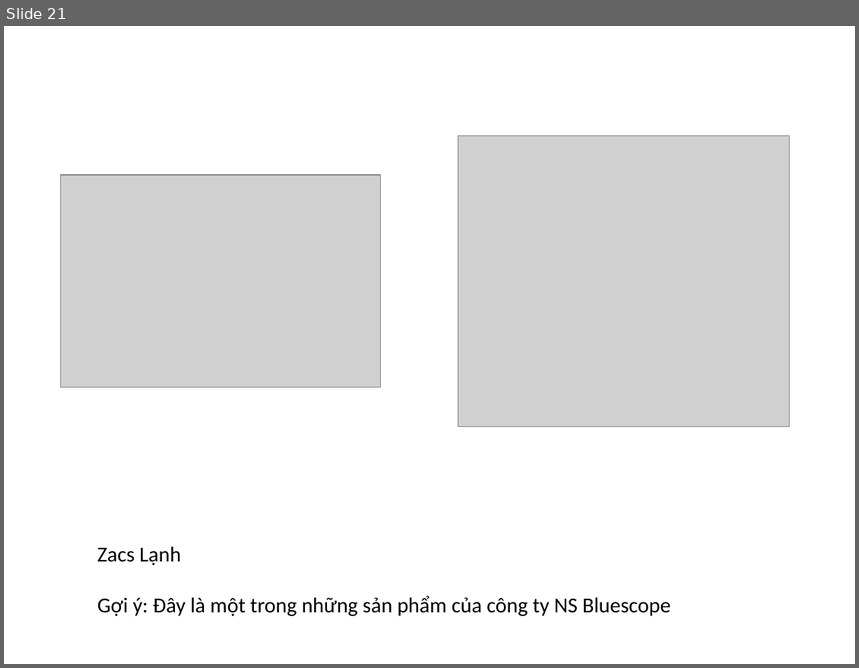
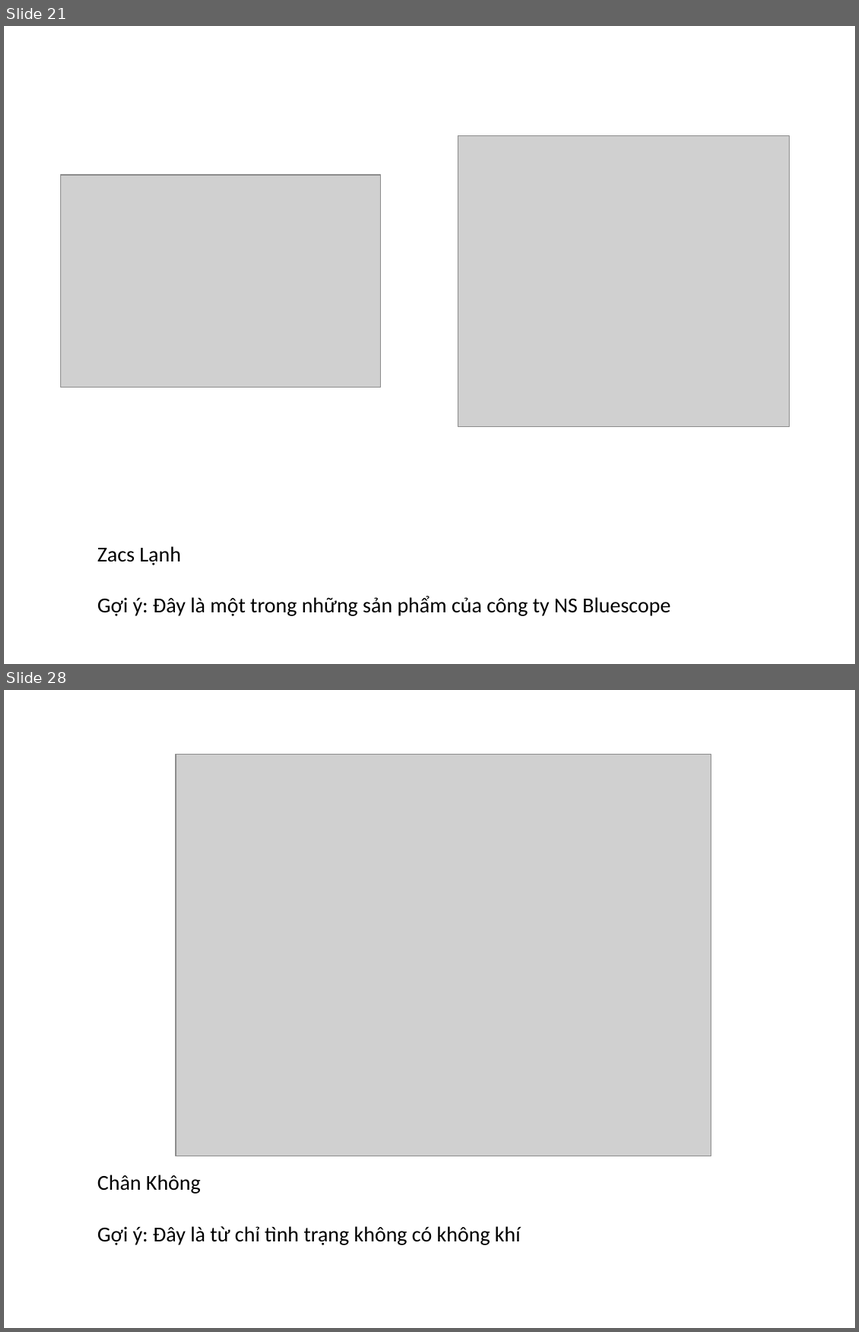
Before and after one commit to takazamy/game-turn-card, a slide deck: Requirement/Data.pptx. Shown one above the other, each under a label of ours: slide 21 before the commit, slides 21 and 28 after it; the slides between them are not shown. The pictures are 859x668 and 859x1332 pixels, drawn with LibreOffice and Linux fonts; fonts in the diff are those of the drawing; grey boxes stand for pictures. Boxes give left, top, right and bottom in pixels: in the first picture for what was removed or moved away, otherwise in the second. Text is boxed around its words. In the diff, an @@ line names an element or a change of style, - is before the commit and + after.

```diff
--- a/Requirement/Data.pptx
+++ b/Requirement/Data.pptx
@@ slide 28 added at (x1=4, y1=690, x2=855, y2=1328), background #FFFFFF @@
@@ picture added at (x1=176, y1=755, x2=712, y2=1157) @@
@@ text added at (x1=97, y1=1175, x2=521, y2=1246), 18 pt, text #000000 @@
+Chân Không
+Gợi ý: Đây là từ chỉ tình trạng không có không khí
```
Also in this commit, not shown: 1 slide changed, 7 other slides added.
